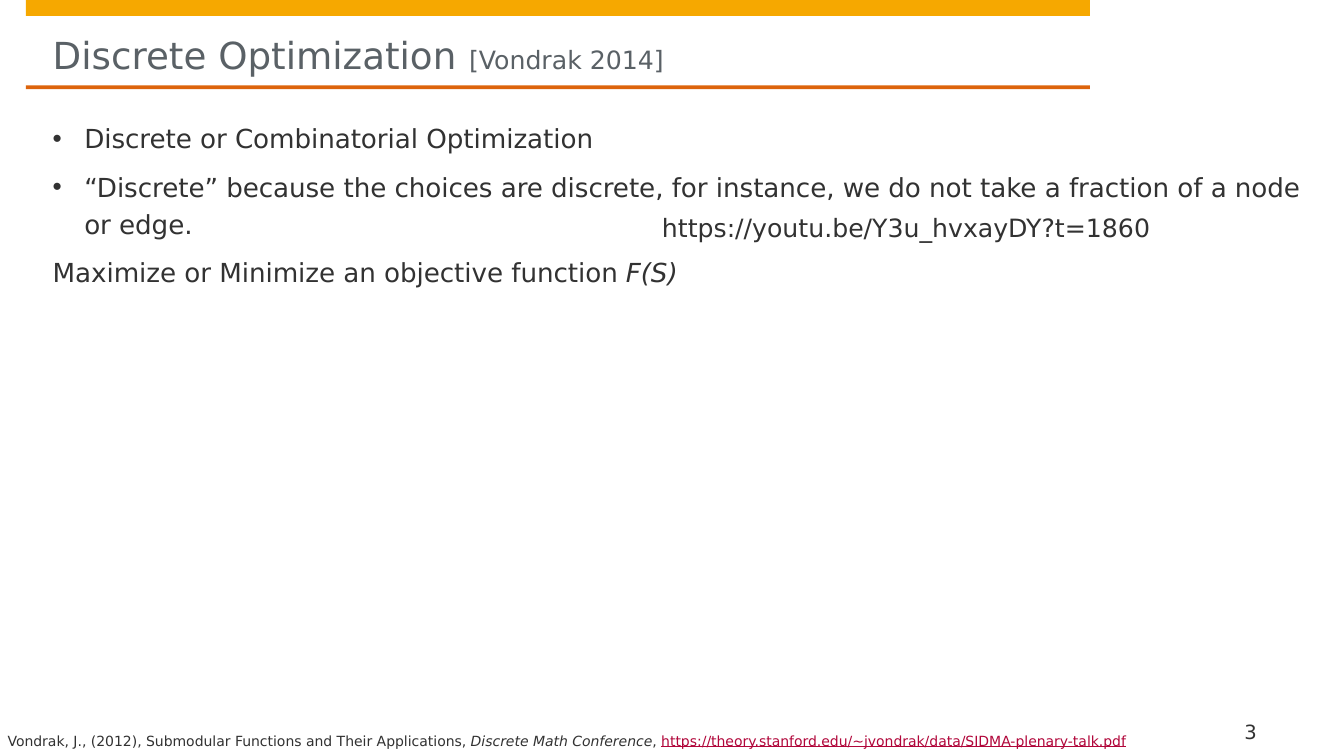
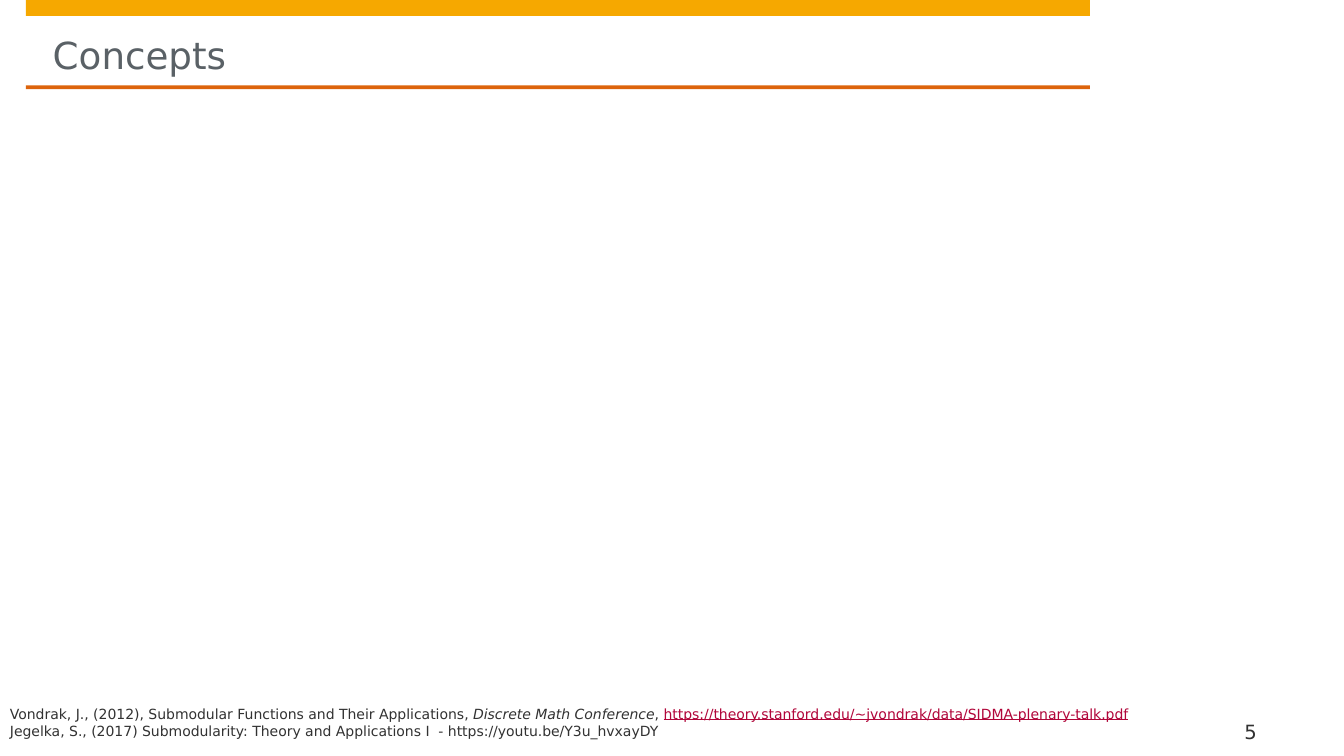
Before and after one commit to hpi-sam/GNN-Course-2020, a slide deck: slide 5 of 15. Submodular Functions and Applications.pptx (slide 3 before the commit). Drawn at 1344x756 pixels with LibreOffice and Linux fonts; fonts in the diff are those of the drawing; grey boxes stand for pictures; background and template pictures are left out. Boxes give left, top, right and bottom in pixels: in the first picture for what was removed or moved away, otherwise in the second. Text is boxed around its words. In the diff, an @@ line names an element or a change of style, - is before the commit and + after.

Commit message:
Added references and organized concepts

```diff
--- a/15. Submodular Functions and Applications.pptx
+++ b/15. Submodular Functions and Applications.pptx
@@ title at [53, 41, 226, 77]: text changed @@
-Discrete Optimization [Vondrak 2014]
+Concepts
@@ text removed at [53, 128, 1300, 288] @@
-• Discrete or Combinatorial Optimization
-• “Discrete” because the choices are discrete, for instance, we do not take a fraction of a node or edge.
-Maximize or Minimize an objective function F(S)
@@ text removed at [662, 218, 1150, 243] @@
-https://youtu.be/Y3u_hvxayDY?t=1860
@@ text "Vondrak, J., (2012), Submodular Functions ...": place and size @@
-text "Vondrak, J., (2012), Submodular Functions ..." at [8, 735, 1126, 749]
+text "Vondrak, J., (2012), Submodular Functions ..." at [10, 708, 1129, 739]
@@ text at [10, 725, 658, 739]: paragraph added @@
+Jegelka, S., (2017) Submodularity: Theory and Applications I - https://youtu.be/Y3u_hvxayDY
@@ page number at [1244, 724, 1256, 740]: text changed @@
-3
+5
```
Also in this commit, not shown: 2 other slides changed, 2 slides added, 8 slides removed.
